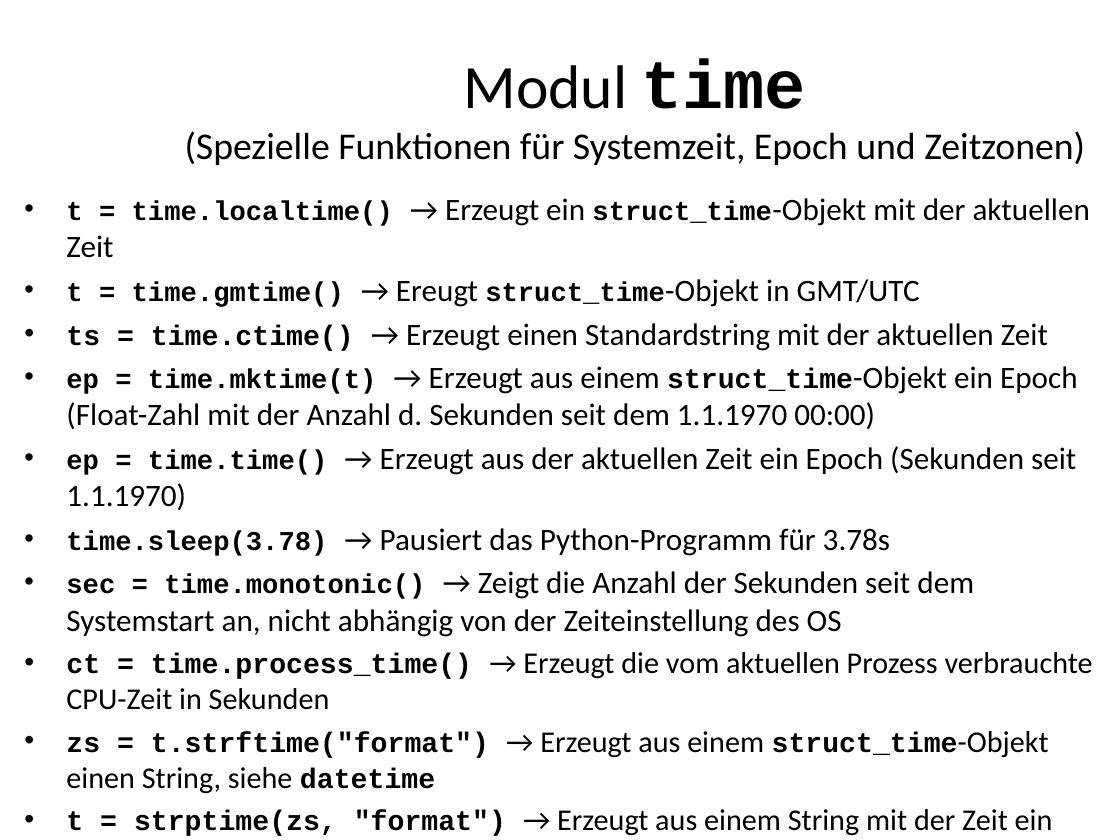
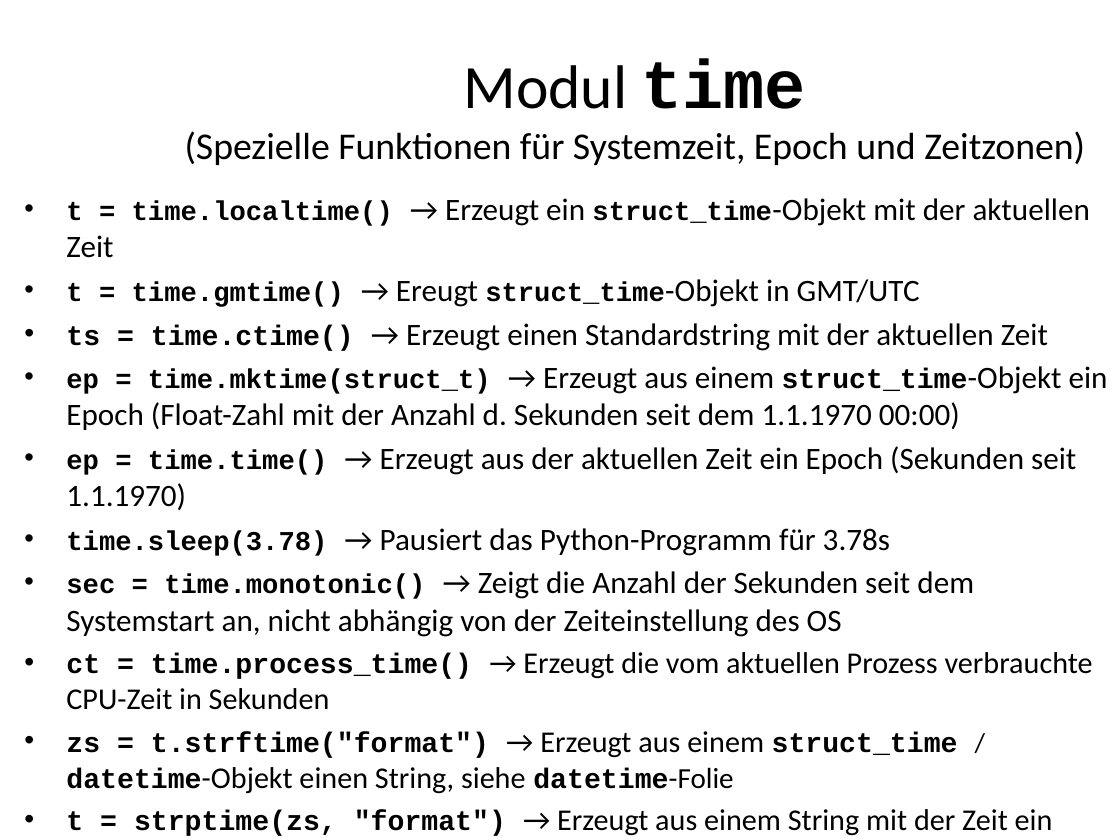
Before and after one commit to MickyRoth/Presentations, a slide deck: slide 112 of Python3 Fachinformatiker.pptx (slide 115 before the commit). Drawn at 1120x840 pixels with LibreOffice and Linux fonts; fonts in the diff are those of the drawing; background and template pictures are left out. Boxes give left, top, right and bottom in pixels: in the first picture for what was removed or moved away, otherwise in the second. Text is boxed around its words. In the diff, an @@ line names an element or a change of style, - is before the commit and + after.

```diff
--- a/Python3 Fachinformatiker.pptx
+++ b/Python3 Fachinformatiker.pptx
@@ text at (x1=66, y1=366, x2=1108, y2=430): text changed @@
-• ep = time.mktime(t) → Erzeugt aus einem struct_time-Objekt ein Epoch (Float-Zahl mit der Anzahl d. Sekunden seit dem 1.1.1970 00:00)
+• ep = time.mktime(struct_t) → Erzeugt aus einem struct_time-Objekt ein Epoch (Float-Zahl mit der Anzahl d. Sekunden seit dem 1.1.1970 00:00)
@@ text at (x1=66, y1=731, x2=958, y2=794): text changed @@
-• zs = t.strftime("format") → Erzeugt aus einem struct_time-Objekt einen String, siehe datetime
+• zs = t.strftime("format") → Erzeugt aus einem struct_time / datetime-Objekt einen String, siehe datetime-Folie
```
Also in this commit, not shown: 13 other slides changed, 3 slides removed, 1 other file.
